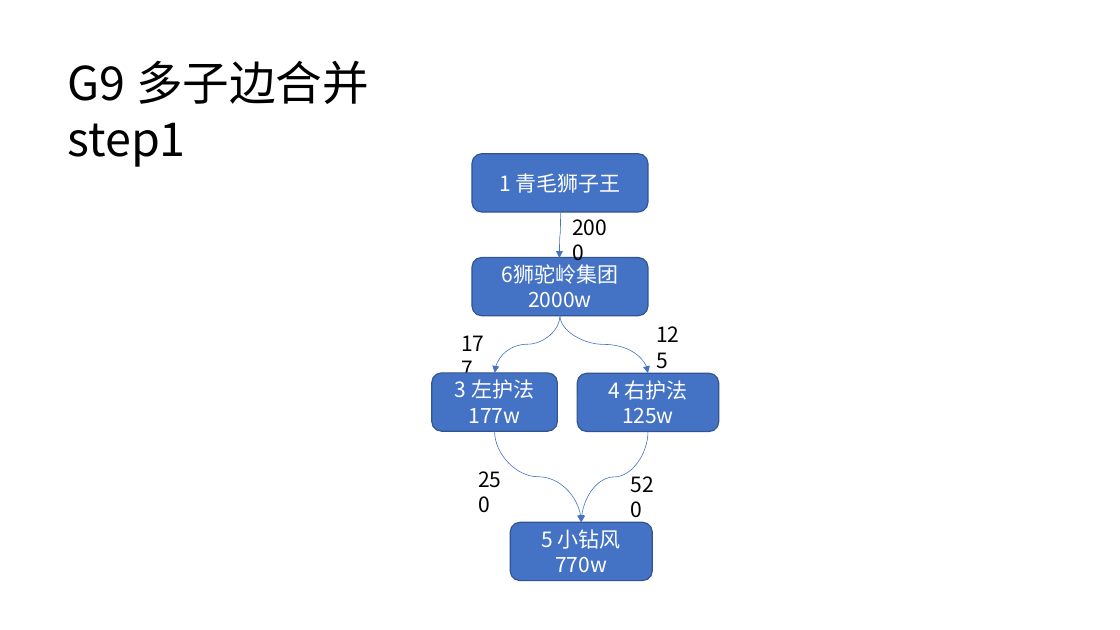
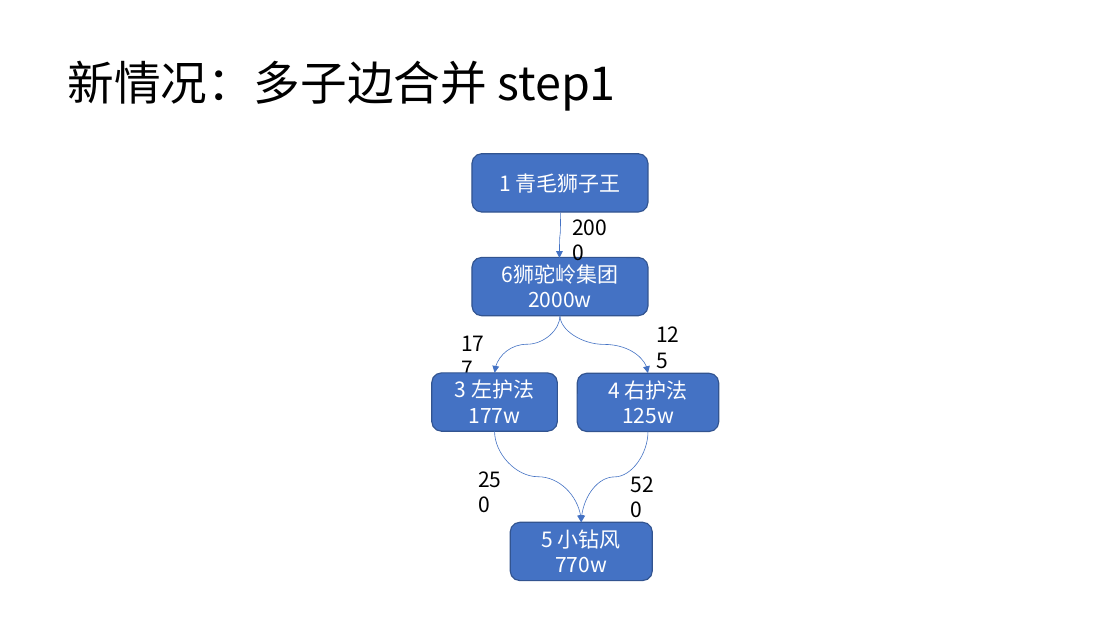
Before and after one commit to DrDavidS/SparkLearn, a slide deck: slide 11 of 股权图谱.pptx (slide 4 before the commit). Drawn at 1120x630 pixels with LibreOffice and Linux fonts; fonts in the diff are those of the drawing. Boxes give left, top, right and bottom in pixels: in the first picture for what was removed or moved away, otherwise in the second. Text is boxed around its words. In the diff, an @@ line names an element or a change of style, - is before the commit and + after.

```diff
--- a/股权图谱.pptx
+++ b/股权图谱.pptx
@@ text at (68, 60, 616, 111): text changed @@
-G9 多子边合并 step1
+新情况：多子边合并 step1
```
Also in this commit, not shown: 1 other slide changed, 8 slides added, 13 other files.
